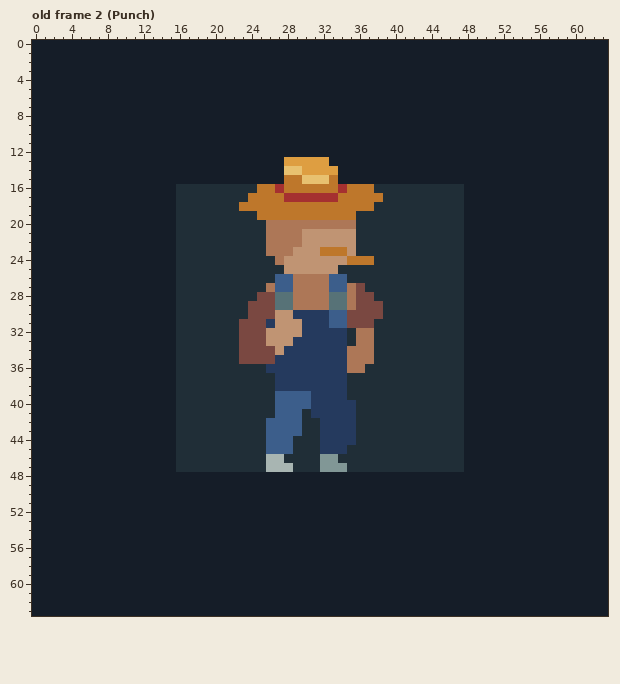
Pixel-art file, stored at MagaraJam5/Assets/Sprites/Npc/Farmer/Farmer.aseprite. This is how it looked before the edit.
64x64 pixels, 21 frames. Shown: old frame 2 (Punch). The commit also changed other frames, which this record leaves out.
And afterwards:
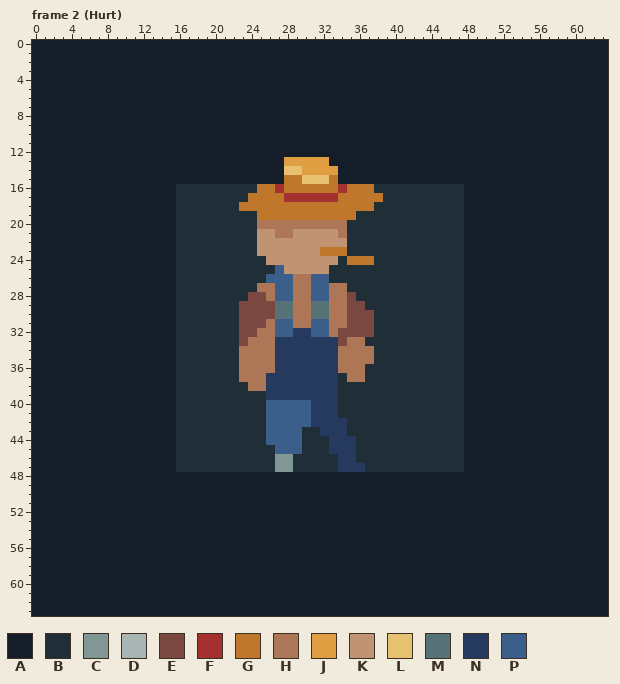
Palette (. is transparent): A #151d28  B #202e37  C #819796  D #a8b5b2  E #7a4841  F #a53030  G #be772b  H #ad7757  J #de9e41  K #c09473  L #e8c170  M #577277  N #253a5e  P #3c5e8b
A new or re-ordered frame is compared with the old frame closest to it.
Edits made:
frames 21 -> 35
--- frame 2 (Hurt) is new; against old frame 2 (Punch)
@@ x 21..40 @@
 19 BBBBGGGGGGGGGGGBBBBB
-20 BBBBBHHHHHHHHHHBBBBB
-21 BBBBBHHHHKKKKKKBBBBB
-22 BBBBBHHHHKKKKKKBBBBB
-23 BBBBBHHHKKKGGGKBBBBB
-24 BBBBBBHKKKKKKKGGGBBB
-25 BBBBBBBKKKKKKBBBBBBB
-26 BBBBBBPPHHHHPPBBBBBB
-27 BBBBBHPPHHHHPPHEBBBB
-28 BBBBEEMMHHHHMMHEEBBB
-29 BBBEEEMMHHHHMMHEEEBB
-30 BBBEEEKKNNNNPPEEEEBB
-31 BBEEENKKKNNNPPEEEBBB
-32 BBEEEKKKKNNNNNBHHBBB
-33 BBEEEKKKNNNNNNBHHBBB
-34 BBEEEEKNNNNNNNHHHBBB
-35 BBEEEENNNNNNNNHHHBBB
-36 BBBBBNNNNNNNNNHHBBBB
-37 BBBBBBNNNNNNNNBBBBBB
-38 BBBBBBNNNNNNNNBBBBBB
-39 BBBBBBPPPPNNNNBBBBBB
-40 BBBBBBPPPPNNNNNBBBBB
-41 BBBBBBPPPBNNNNNBBBBB
-42 BBBBBPPPPBBNNNNBBBBB
-43 BBBBBPPPPBBNNNNBBBBB
-44 BBBBBPPPBBBNNNNBBBBB
-45 BBBBBPPPBBBNNNBBBBBB
-46 BBBBBDDBBBBCCBBBBBBB
-47 BBBBBDDDBBBCCCBBBBBB
+20 BBBBHHHHHHHHHHBBBBBB
+21 BBBBKKHHKKKKKHBBBBBB
+22 BBBBKKKKKKKKKKBBBBBB
+23 BBBBKKKKKKKGGGBBBBBB
+24 BBBBBKKKKKKKKBGGGBBB
+25 BBBBBBPKKKKKBBBBBBBB
+26 BBBBBPPPHHPPBBBBBBBB
+27 BBBBHHPPHHPPHHBBBBBB
+28 BBBEEHPPHHPPHHEBBBBB
+29 BBEEEEMMHHMMHHEEBBBB
+30 BBEEEEMMHHMMHHEEEBBB
+31 BBEEEHPPHHPPHHEEEBBB
+32 BBEEHHPPNNPPHEEEEBBB
+33 BBEHHHNNNNNNNEHHBBBB
+34 BBHHHHNNNNNNNHHHHBBB
+35 BBHHHHNNNNNNNHHHHBBB
+36 BBHHHHNNNNNNNHHHBBBB
+37 BBHHHNNNNNNNNBHHBBBB
+38 BBBHHNNNNNNNNBBBBBBB
+39 BBBBBNNNNNNNNBBBBBBB
+40 BBBBBPPPPPNNNBBBBBBB
+41 BBBBBPPPPPNNNBBBBBBB
+42 BBBBBPPPPPNNNNBBBBBB
+43 BBBBBPPPPBBNNNBBBBBB
+44 BBBBBPPPPBBBNNNBBBBB
+45 BBBBBBPPPBBBNNNBBBBB
+46 BBBBBBCCBBBBBNNBBBBB
+47 BBBBBBCCBBBBBNNNBBBB
 48 AAAAAAAAAAAAAAAAAAAA
Where, in picture pixels (left, top, right, bottom), the same in both pictures:
changed: (239, 220, 383, 472)
